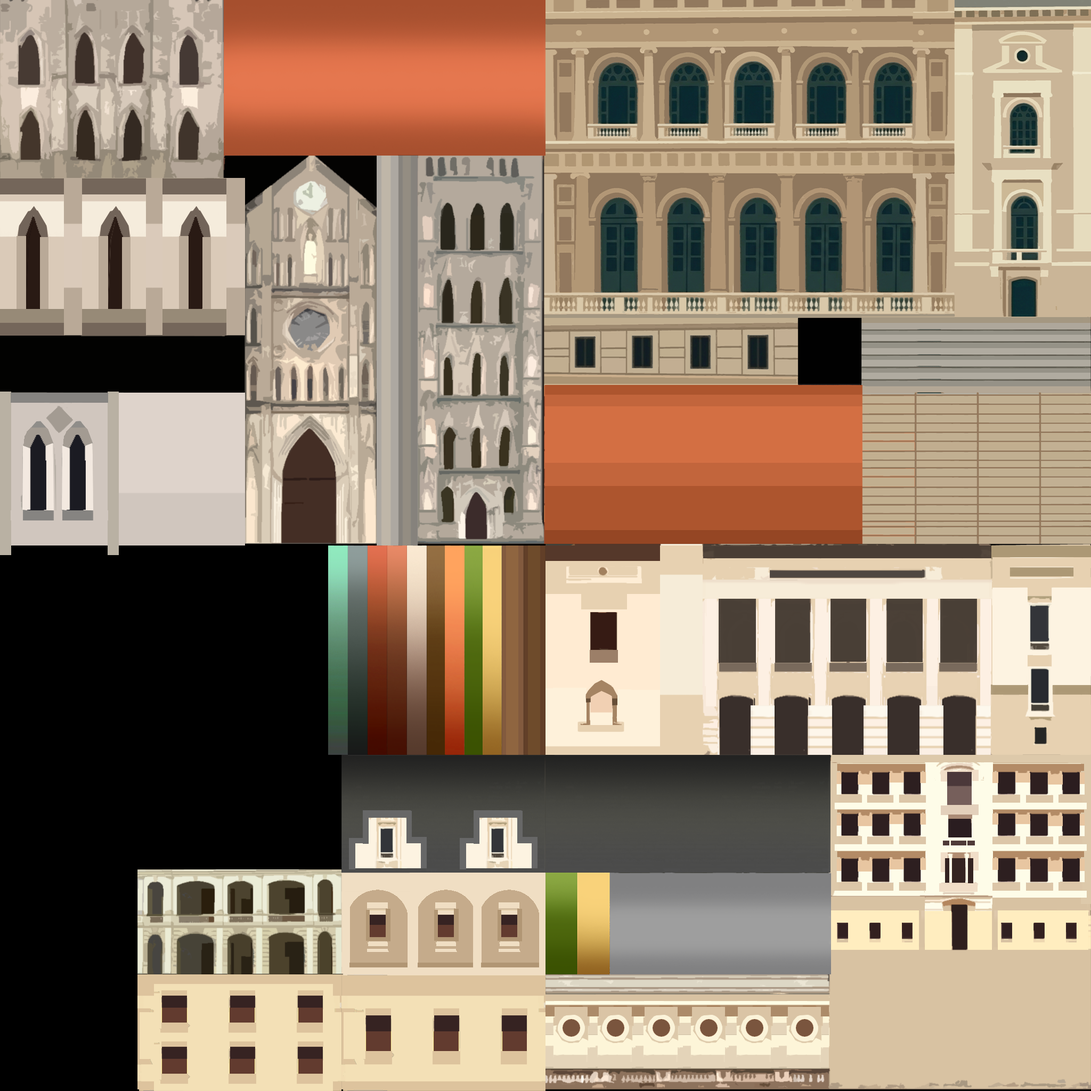
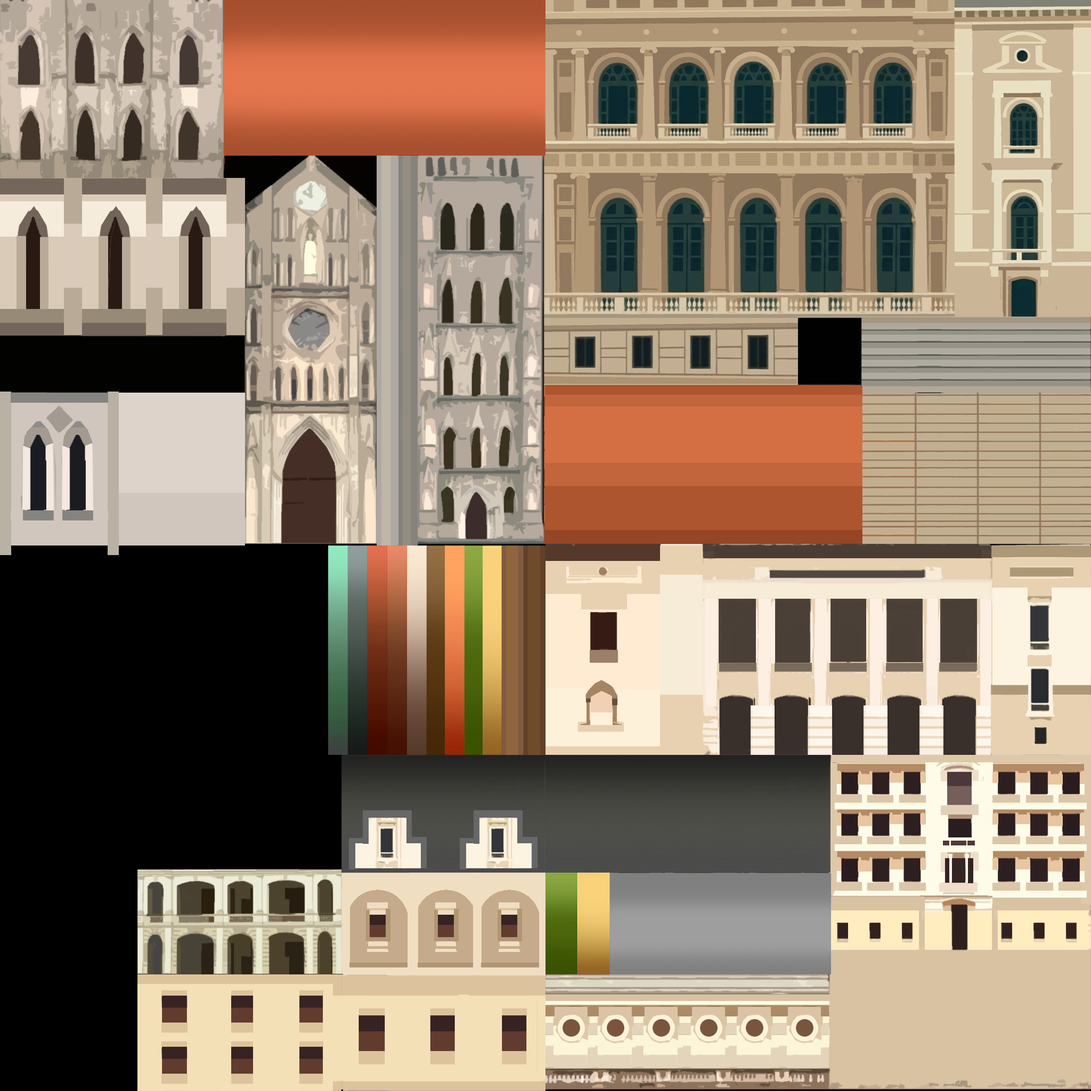
Layered file, before and after one edit (1091 × 1091). Changes by layer:
painted on "Calque 7 copie" over [137,984,546,1091]
